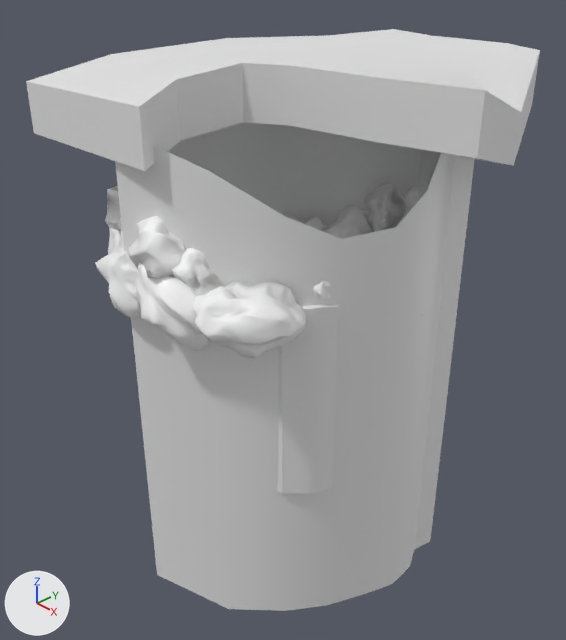
Renders of the Blender file Assets/Models/Map.blend from each side of a commit.
One viewpoint serves both versions: a 50 mm lens placed at (5.38, -5.43, 3.74), pointed at (-0.56, 0.13, -0.54). The lights are fixed; the arrows at lower left show +X, +Y and +Z.

Script lines for the objects in view, before the commit:
```python
me_cube_022 = bpy.data.meshes.new('Cube.022')
me_cube_022.from_pydata(...)  # 258 vertices, 256 faces; spans x -1.43..1.4, y -1.45..1.48, z -2.05..2.28
me_cube_022.polygons.foreach_set('use_smooth', [True] * 256)
me_cube_022.materials.append(mat_rock01)
me_plane_002 = bpy.data.meshes.new('Plane.002')
me_plane_002.from_pydata(...)  # 74 vertices, 54 faces; spans x -2.45..1.74, y -1.82..2.52, z -3.61..2.42
me_plane_002.polygons.foreach_set('use_smooth', [True] * 54)
me_plane_008 = bpy.data.meshes.new('Plane.008')
me_plane_008.from_pydata(...)  # 146 vertices, 96 faces; spans x -1.0..1.29, y -0.46..0.64, z -1.87..0.34
me_plane_008.polygons.foreach_set('use_smooth', [True] * 96)
me_plane_008.materials.append(None)
ob_cube_022 = bpy.data.objects.new('Cube.022', me_cube_022)
ob_cube_022.location = (-0.03, -1.4, 0.62)
ob_cube_022.rotation_euler = (0.501, -0.0894, -0.498)  # degrees (29, -5.1, -29)
ob_cube_022.scale = (0.154, 0.154, 0.154)
ob_ground = bpy.data.objects.new('Ground', me_plane_008)
ob_ground.location = (-0.43, -0.87, 0.06)
ob_plane_002 = bpy.data.objects.new('Plane.002', me_plane_002)
ob_plane_002.location = (0.0, 0.0, 0.0)
# also in view: 'Cube.008' at (-0.96, -1.48, 0.48); 'Cube.021' at (0.48, -1.29, 0.41); 'Cube.020' at (-0.19, 1.43, 0.6); 'Cube.002' at (-0.54, 1.21, 0.05); 'Cube.015' at (-0.45, -1.5, 0.84)
```
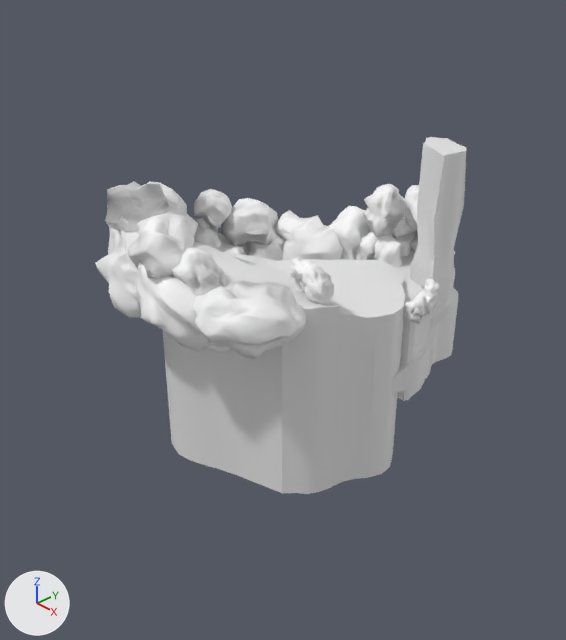
What changed in the scene script:
```text
Change ob_plane_002:
    add ob_plane_002.hide_set(True)
```

Pixel boxes [x1, y1, x2, y2] of what changed, in the pictures (566 x 640 px):
'Plane.002', hidden: before [26, 29, 540, 611]
'Ground', unchanged, uncovered by the edit: before [278, 305, 339, 494]; after [163, 241, 339, 494]
'Ground.005', unchanged, uncovered by the edit: after [226, 251, 406, 486]
'Ground.011', unchanged, uncovered by the edit: before [418, 150, 441, 201]; after [410, 137, 467, 319]
'Ground.010', unchanged, uncovered by the edit: after [370, 253, 432, 415]
